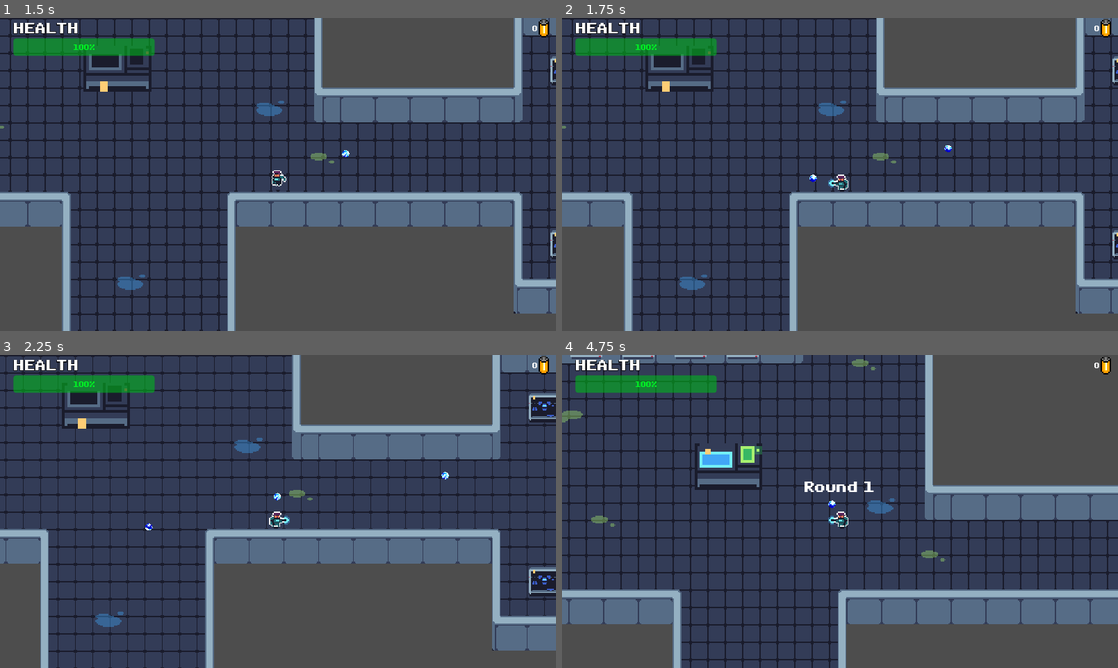
Above: before the commit, frames 1-4 (two rows, left to right).
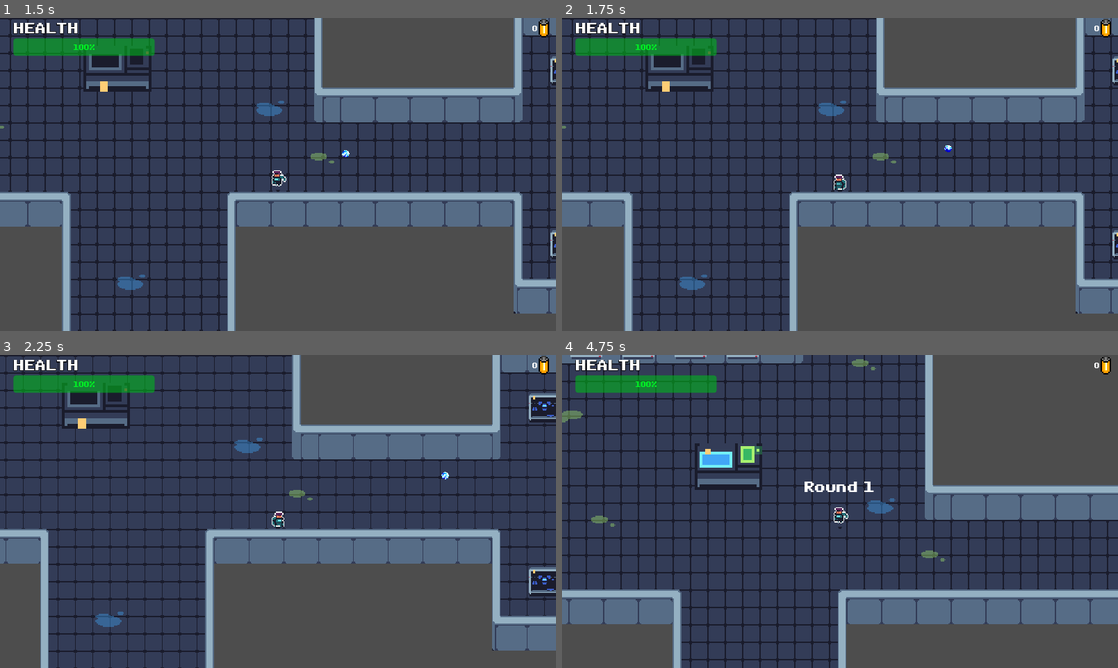
Above: after the commit, the same moments.

Repository: AugustanaCSC380January2024/final-game-solo
Game: Godot game, scene res://Scenes/Game.tscn
The game is run twice, just before and just after one commit, with the same random seed, the same clock (stepped at 60 frames per second) and the same inputs. Sound files missing from this copy of the repository are replaced by a short silence.
Inputs (mouse positions are in pixels of both pictures, inside the frame that each line leads up to):
- Up to frame 1 (1.5 s): tap Enter at 0.5 s; move the mouse to (400, 158) at 0.52 s; hold D (move_right) 0.53-1.28 s; click (400, 158) at 0.6 s; move the mouse to (166, 190) at 1.27 s; hold S (move_down) from 1.28 s (still down); tap E (interact) at 1.35 s
- Up to frame 2 (1.75 s): keep holding S (move_down); click (728, 190) at 1.55 s
- Up to frame 3 (2.25 s): move the mouse to (333, 442) at 2.02 s; release S (move_down) at 2.03 s; hold D (move_right) from 2.03 s (still down); click (333, 442) at 2.1 s
- Up to frame 4 (4.75 s): move the mouse to (812, 574) at 2.77 s; release D (move_right) at 2.78 s; hold W (move_up) 2.78-3.53 s; tap Q (temp_start_round) at 2.85 s; click (812, 574) at 3.05 s; move the mouse to (1006, 558) at 3.52 s; hold A (move_left) from 3.53 s (still down); click (1006, 558) at 3.6 s; move the mouse to (673, 464) at 4.27 s; tap E (interact) at 4.35 s; click (673, 464) at 4.55 s

Frame 1 is identical in both runs. In frame 2, 0.1% of the frame differs, in the area x 44-52%, y 50-56%; in frame 3, 0.2%; in frame 4, 0.2%, in the area x 47-52%, y 46-56%.

Commit message:
Added player weapon cooldown and different shoot sound

Diff:
--- a/Scenes/player.tscn
+++ b/Scenes/player.tscn
@@ -221,4 +221,8 @@
 
 [node name="BatteryPlayer" type="AudioStreamPlayer" parent="."]
 
+[node name="WeaponCooldown" type="Timer" parent="."]
+wait_time = 2.0
+
 [connection signal="area_shape_entered" from="CoinCollection" to="." method="_on_coin_collection_area_shape_entered"]
+[connection signal="timeout" from="WeaponCooldown" to="." method="_on_weapon_cooldown_timeout"]
--- a/Scripts/player.gd
+++ b/Scripts/player.gd
@@ -1,6 +1,6 @@
 extends CharacterBody2D
 
-@export var health = 10
+@export var health = 20
 
 @export var speed = 100
 
@@ -11,13 +11,15 @@
 @onready var animation_player = $AnimationPlayer
 @onready var shot_player = $ShotPlayer
 @onready var battery_player = $BatteryPlayer
+@onready var weapon_cooldown = $WeaponCooldown
 
-var shoot_sound = preload("res://Music/450768__tycoh__plasmapistol_shot.wav")
+var shoot_sound = preload("res://Assets/Sounds/ESM_GW_gun_one_shot_hi_tech_machine_single_shot_4_energy_heavy_bass_short_1.wav")
 var battery_sound = preload("res://Music/CoinFlipTossRing_S08FO.689.wav")
 var animation_playing = false
 
 var energy_orb_container
 var alive = true
+var cooldown = false
 
 var energy_orb_scene = preload("res://Scenes/Projectiles/energy_orb.tscn")
 
@@ -55,15 +57,18 @@
 		animated_sprite.play("walking")
 
 func shoot():
-	var energy_orb = energy_orb_scene.instantiate()
-	energy_orb.damage = 1
-	energy_orb.friendly = true
-	shot_player.play()
-	animation_player.play("shoot")
-	energy_orb.global_position = global_position
-	energy_orb.position = position
-	energy_orb.direction = -get_global_mouse_position().direction_to(position)
-	energy_orb_container.add_child(energy_orb)
+	if !cooldown:
+		cooldown = true
+		weapon_cooldown.start()
+		var energy_orb = energy_orb_scene.instantiate()
+		energy_orb.damage = 1
+		energy_orb.friendly = true
+		shot_player.play()
+		animation_player.play("shoot")
+		energy_orb.global_position = global_position
+		energy_orb.position = position
+		energy_orb.direction = -get_global_mouse_position().direction_to(position)
+		energy_orb_container.add_child(energy_orb)
 
 func take_damage(damage):
 	health -= damage
@@ -86,3 +91,7 @@
 		battery_collected.emit()
 		battery_player.play()
 		area.queue_free()
+
+
+func _on_weapon_cooldown_timeout():
+	cooldown = false
Not shown, added: Assets/Sounds/ESM_GW_gun_one_shot_hi_tech_machine_single_shot_4_energy_heavy_bass_short_1.wav.import
Not shown, added: Assets/Sounds/ESM_GW_gun_one_shot_hi_tech_machine_single_shot_4_energy_heavy_bass_short_1.wav
